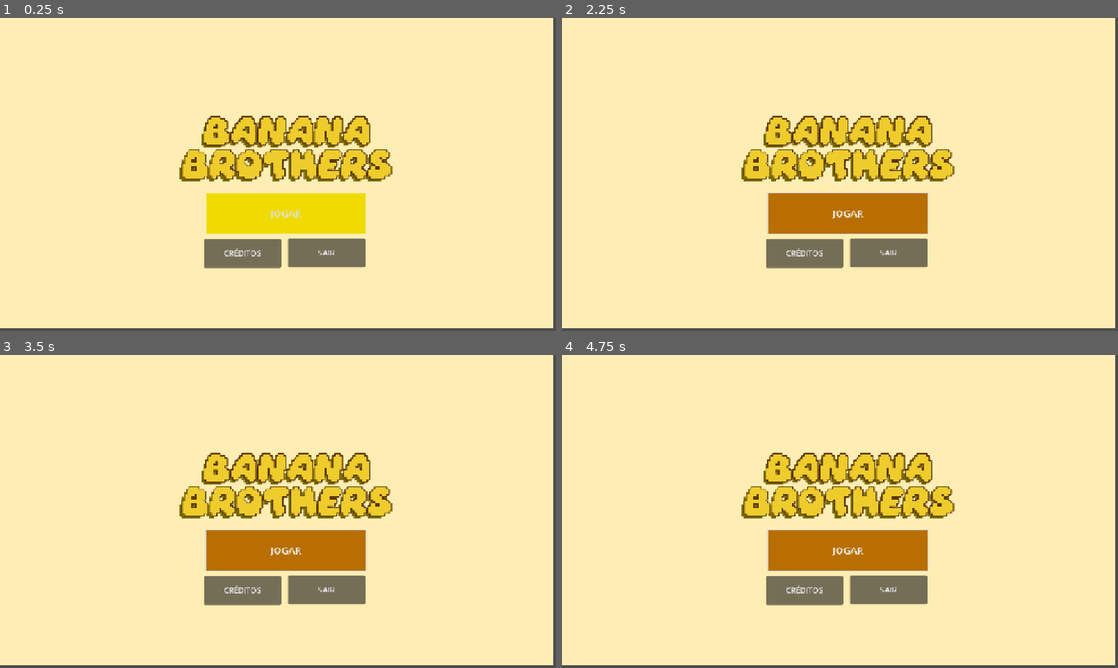
Above: before the commit, frames 1-4 (two rows, left to right).
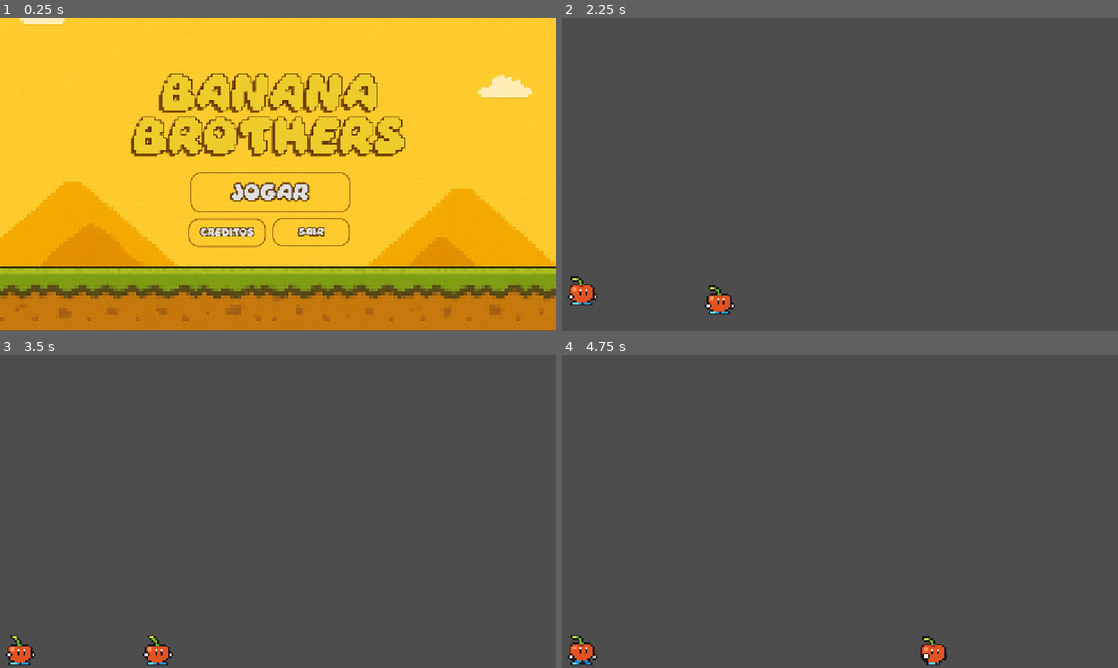
Above: after the commit, the same moments.

Repository: Jv1ctor/Banana-Brothers
Game: Godot game, scene res://ui/start_screen.tscn
Same seed, same stepped clock (60 frames per second), same inputs: the game is played once before the commit and once after it. This scene is started directly instead of the project's main scene.
Inputs (mouse positions are in pixels of both pictures, inside the frame that each line leads up to):
- Up to frame 1 (0.25 s): no input
- Up to frame 2 (2.25 s): click "CRÉDITOS" (after the commit: "CREDITOS") at 0.5 s; click (623, 58) at 1.25 s, where only the run after the commit has a clickable "VOLTAR"; click "JOGAR" at 2 s
- Up to frame 3 (3.5 s): click (283, 549) at 2.75 s, where only the run before the commit has a clickable "JOGAR"
- Up to frame 4 (4.75 s): hold D (p1_ui_move_right) from 3.53 s (still down); tap Space (p1_ui_action) at 3.6, 4.35 s; tap W (p1_ui_move_jump) at 3.77, 4.52 s

The runs differ from the first frame. In frame 1, 96% of the frame differs, in the area x 0-100%, y 0-100%; in frame 2, 99%; in frame 3, 99%; in frame 4, 99%.

Commit message:
Add files via upload

Diff:
--- /dev/null
+++ b/scripts/credits_screen.gd
@@ -0,0 +1,5 @@
+extends Node2D
+
+
+func _on_exit_credits_button_pressed() -> void:
+	get_tree().change_scene_to_file("res://ui/start_screen.tscn")
--- /dev/null
+++ b/scripts/start_screen.gd
@@ -0,0 +1,13 @@
+extends Node2D
+
+
+func _on_start_button_pressed() -> void:
+	get_tree().change_scene_to_file("res://levels//world_1.tscn")
+
+
+func _on_exit_button_pressed() -> void:
+	get_tree().quit()
+
+
+func _on_credits_button_pressed() -> void:
+	get_tree().change_scene_to_file("res://ui//credits_screen.tscn")
--- /dev/null
+++ b/ui/credits_screen.tscn
@@ -0,0 +1,149 @@
+[gd_scene load_steps=7 format=3 uid="uid://ba8o5xv2klt34"]
+
+[ext_resource type="Script" uid="uid://bdfn5das6y2gp" path="res://scripts/credits_screen.gd" id="1_3edf7"]
+[ext_resource type="FontFile" uid="uid://gdd8ioghdb38" path="res://fonts/Daydream.ttf" id="1_de18o"]
+
+[sub_resource type="StyleBoxFlat" id="StyleBoxFlat_3edf7"]
+bg_color = Color(0.945098, 0.662745, 0, 1)
+border_width_left = 2
+border_width_top = 2
+border_width_right = 2
+border_width_bottom = 2
+border_color = Color(0.517647, 0.305882, 0.0784314, 1)
+corner_radius_top_left = 20
+corner_radius_top_right = 20
+corner_radius_bottom_right = 20
+corner_radius_bottom_left = 20
+
+[sub_resource type="StyleBoxFlat" id="StyleBoxFlat_ygnrc"]
+bg_color = Color(0.945098, 0.662745, 0, 1)
+border_width_left = 2
+border_width_top = 2
+border_width_right = 2
+border_width_bottom = 2
+border_color = Color(0.517647, 0.305882, 0.0784314, 1)
+corner_radius_top_left = 20
+corner_radius_top_right = 20
+corner_radius_bottom_right = 20
+corner_radius_bottom_left = 20
+
+[sub_resource type="StyleBoxFlat" id="StyleBoxFlat_phwat"]
+bg_color = Color(0.6, 0, 0.6, 0)
+border_width_left = 2
+border_width_top = 2
+border_width_right = 2
+border_width_bottom = 2
+border_color = Color(0.517647, 0.305882, 0.0784314, 0)
+corner_radius_top_left = 20
+corner_radius_top_right = 20
+corner_radius_bottom_right = 20
+corner_radius_bottom_left = 20
+
+[sub_resource type="StyleBoxFlat" id="StyleBoxFlat_f5300"]
+bg_color = Color(0.819608, 0.505882, 0, 0)
+border_width_left = 2
+border_width_top = 2
+border_width_right = 2
+border_width_bottom = 2
+border_color = Color(0.517647, 0.305882, 0.0784314, 1)
+corner_radius_top_left = 20
+corner_radius_top_right = 20
+corner_radius_bottom_right = 20
+corner_radius_bottom_left = 20
+shadow_color = Color(0.246201, 0.0289104, 0.260038, 0.6)
+
+[node name="Node2D" type="Node2D"]
+script = ExtResource("1_3edf7")
+
+[node name="ColorRect" type="ColorRect" parent="."]
+offset_left = -4.0
+offset_top = -2.0
+offset_right = 1167.0
+offset_bottom = 663.0
+color = Color(0.103744, 0.103744, 0.103744, 1)
+
+[node name="ExitCreditsButton" type="Button" parent="."]
+anchors_preset = 8
+anchor_left = 0.5
+anchor_top = 0.5
+anchor_right = 0.5
+anchor_bottom = 0.5
+offset_left = 48.0
+offset_top = 55.0
+offset_right = 208.0
+offset_bottom = 113.0
+grow_horizontal = 2
+grow_vertical = 2
+theme_override_colors/font_hover_pressed_color = Color(0.854902, 0.745098, 0, 1)
+theme_override_colors/font_hover_color = Color(0.856627, 0.745837, 0, 1)
+theme_override_colors/font_outline_color = Color(0.352941, 0.207843, 0, 1)
+theme_override_colors/font_focus_color = Color(0.854902, 0.745098, 0, 1)
+theme_override_colors/font_pressed_color = Color(0.854902, 0.745098, 0, 1)
+theme_override_constants/outline_size = 7
+theme_override_fonts/font = ExtResource("1_de18o")
+theme_override_font_sizes/font_size = 14
+theme_override_styles/focus = SubResource("StyleBoxFlat_3edf7")
+theme_override_styles/hover = SubResource("StyleBoxFlat_ygnrc")
+theme_override_styles/pressed = SubResource("StyleBoxFlat_phwat")
+theme_override_styles/normal = SubResource("StyleBoxFlat_f5300")
+text = "VOLTAR"
+
+[node name="Label" type="Label" parent="."]
+anchors_preset = 8
+anchor_left = 0.5
+anchor_top = 0.5
+anchor_right = 0.5
+anchor_bottom = 0.5
+offset_left = 126.0
+offset_top = 99.0
+offset_right = 1001.0
+offset_bottom = 374.0
+grow_horizontal = 2
+grow_vertical = 2
+size_flags_horizontal = 3
+theme_override_colors/font_color = Color(0.933002, 0.800967, 0.169688, 1)
+theme_override_colors/font_shadow_color = Color(0.49826, 0.30005, 0, 1)
+theme_override_colors/font_outline_color = Color(0.331999, 0.193685, 0.037534, 1)
+theme_override_constants/shadow_offset_x = -6
+theme_override_constants/shadow_offset_y = 6
+theme_override_constants/outline_size = 8
+theme_override_fonts/font = ExtResource("1_de18o")
+theme_override_font_sizes/font_size = 65
+text = "BANANA
+Brothers"
+horizontal_alignment = 1
+vertical_alignment = 1
+
+[node name="Creditos" type="Label" parent="."]
+anchors_preset = 8
+anchor_left = 0.5
+anchor_top = 0.5
+anchor_right = 0.5
+anchor_bottom = 0.5
+offset_left = 72.0
+offset_top = 332.0
+offset_right = 1102.0
+offset_bottom = 525.0
+grow_horizontal = 2
+grow_vertical = 2
+size_flags_horizontal = 3
+theme_override_colors/font_color = Color(0.992668, 0.919367, 0.617899, 1)
+theme_override_colors/font_shadow_color = Color(0.49826, 0.30005, 0, 1)
+theme_override_colors/font_outline_color = Color(0.331999, 0.193685, 0.037534, 1)
+theme_override_constants/shadow_offset_x = -6
+theme_override_constants/shadow_offset_y = 6
+theme_override_constants/outline_size = 8
+theme_override_fonts/font = ExtResource("1_de18o")
+theme_override_font_sizes/font_size = 18
+text = "CREDITOS:
+
+Desenvolvido por alunos da Universidade de Fortaleza (Unifor):
+
+- Joao Vitor
+- Lara Vasconcelos
+- Breno Sampaio"
+vertical_alignment = 1
+clip_text = true
+uppercase = true
+
+[connection signal="pressed" from="ExitCreditsButton" to="." method="_on_exit_credits_button_pressed"]
--- a/ui/start_screen.tscn
+++ b/ui/start_screen.tscn
@@ -1,21 +1,67 @@
-[gd_scene load_steps=4 format=3 uid="uid://wx806xhvycss"]
+[gd_scene load_steps=8 format=3 uid="uid://wx806xhvycss"]
 
+[ext_resource type="Texture2D" uid="uid://cldvukwapphkj" path="res://ui/550c5f5d-c637-4259-98e1-a38cea04b241.png" id="1_50anp"]
+[ext_resource type="Script" uid="uid://chendkgqmqo01" path="res://scripts/start_screen.gd" id="1_nledq"]
 [ext_resource type="FontFile" uid="uid://gdd8ioghdb38" path="res://fonts/Daydream.ttf" id="1_s6cxg"]
 
+[sub_resource type="StyleBoxFlat" id="StyleBoxFlat_nledq"]
+bg_color = Color(0.945098, 0.662745, 0, 1)
+border_width_left = 2
+border_width_top = 2
+border_width_right = 2
+border_width_bottom = 2
+border_color = Color(0.517647, 0.305882, 0.0784314, 1)
+corner_radius_top_left = 20
+corner_radius_top_right = 20
+corner_radius_bottom_right = 20
+corner_radius_bottom_left = 20
+
 [sub_resource type="StyleBoxFlat" id="StyleBoxFlat_50anp"]
-bg_color = Color(0.722274, 0.433513, 0, 1)
+bg_color = Color(0.945098, 0.662745, 0, 1)
+border_width_left = 2
+border_width_top = 2
+border_width_right = 2
+border_width_bottom = 2
+border_color = Color(0.517647, 0.305882, 0.0784314, 1)
+corner_radius_top_left = 20
+corner_radius_top_right = 20
+corner_radius_bottom_right = 20
+corner_radius_bottom_left = 20
+
+[sub_resource type="StyleBoxFlat" id="StyleBoxFlat_igmpp"]
+bg_color = Color(0.6, 0, 0.6, 0)
+border_width_left = 2
+border_width_top = 2
+border_width_right = 2
+border_width_bottom = 2
+border_color = Color(0.517647, 0.305882, 0.0784314, 0)
+corner_radius_top_left = 20
+corner_radius_top_right = 20
+corner_radius_bottom_right = 20
+corner_radius_bottom_left = 20
 
 [sub_resource type="StyleBoxFlat" id="StyleBoxFlat_s6cxg"]
-bg_color = Color(0.937255, 0.858824, 0, 1)
-border_color = Color(0, 0.911367, 0.925102, 1)
+bg_color = Color(0.819608, 0.505882, 0, 0)
+border_width_left = 2
+border_width_top = 2
+border_width_right = 2
+border_width_bottom = 2
+border_color = Color(0.517647, 0.305882, 0.0784314, 1)
+corner_radius_top_left = 20
+corner_radius_top_right = 20
+corner_radius_bottom_right = 20
+corner_radius_bottom_left = 20
 shadow_color = Color(0.246201, 0.0289104, 0.260038, 0.6)
 
-[node name="StartScreen" type="CanvasLayer"]
+[node name="Node2D" type="Node2D"]
+script = ExtResource("1_nledq")
 
-[node name="ColorRect" type="ColorRect" parent="."]
-offset_right = 1145.0
-offset_bottom = 642.0
-color = Color(0.999999, 0.933, 0.701356, 1)
+[node name="TextureRect" type="TextureRect" parent="."]
+offset_left = -3.0
+offset_top = -378.0
+offset_right = 1156.0
+offset_bottom = 646.0
+texture = ExtResource("1_50anp")
 
 [node name="Label" type="Label" parent="."]
 anchors_preset = 8
@@ -23,21 +69,21 @@
 anchor_top = 0.5
 anchor_right = 0.5
 anchor_bottom = 0.5
-offset_left = -200.0
-offset_top = -124.0
-offset_right = 236.0
-offset_bottom = 13.0
+offset_left = 120.0
+offset_top = 61.0
+offset_right = 995.0
+offset_bottom = 336.0
 grow_horizontal = 2
 grow_vertical = 2
 size_flags_horizontal = 3
 theme_override_colors/font_color = Color(0.933002, 0.800967, 0.169688, 1)
-theme_override_colors/font_shadow_color = Color(0.467494, 0.40888, 0, 1)
-theme_override_colors/font_outline_color = Color(0.336896, 0.196832, 0.038686, 1)
+theme_override_colors/font_shadow_color = Color(0.49826, 0.30005, 0, 1)
+theme_override_colors/font_outline_color = Color(0.331999, 0.193685, 0.037534, 1)
 theme_override_constants/shadow_offset_x = -6
 theme_override_constants/shadow_offset_y = 6
 theme_override_constants/outline_size = 8
 theme_override_fonts/font = ExtResource("1_s6cxg")
-theme_override_font_sizes/font_size = 50
+theme_override_font_sizes/font_size = 65
 text = "BANANA
 Brothers"
 horizontal_alignment = 1
@@ -49,16 +95,51 @@
 anchor_top = 0.5
 anchor_right = 0.5
 anchor_bottom = 0.5
-offset_left = -150.0
-offset_top = 38.0
-offset_right = 181.0
-offset_bottom = 121.0
+offset_left = 394.0
+offset_top = 319.0
+offset_right = 725.0
+offset_bottom = 402.0
 grow_horizontal = 2
 grow_vertical = 2
-theme_override_font_sizes/font_size = 20
+theme_override_colors/font_hover_pressed_color = Color(0.854902, 0.745098, 0, 1)
+theme_override_colors/font_hover_color = Color(0.856627, 0.745837, 0, 1)
+theme_override_colors/font_outline_color = Color(0.35326, 0.20657, 0, 1)
+theme_override_colors/font_focus_color = Color(0.854902, 0.745098, 0, 1)
+theme_override_colors/font_pressed_color = Color(0.854902, 0.745098, 0, 1)
+theme_override_constants/outline_size = 10
+theme_override_fonts/font = ExtResource("1_s6cxg")
+theme_override_font_sizes/font_size = 30
+theme_override_styles/focus = SubResource("StyleBoxFlat_nledq")
 theme_override_styles/hover = SubResource("StyleBoxFlat_50anp")
+theme_override_styles/pressed = SubResource("StyleBoxFlat_igmpp")
 theme_override_styles/normal = SubResource("StyleBoxFlat_s6cxg")
 text = "JOGAR"
+
+[node name="ExitButton" type="Button" parent="."]
+anchors_preset = 8
+anchor_left = 0.5
+anchor_top = 0.5
+anchor_right = 0.5
+anchor_bottom = 0.5
+offset_left = 564.0
+offset_top = 414.0
+offset_right = 724.0
+offset_bottom = 472.0
+grow_horizontal = 2
+grow_vertical = 2
+theme_override_colors/font_hover_pressed_color = Color(0.854902, 0.745098, 0, 1)
+theme_override_colors/font_hover_color = Color(0.856627, 0.745837, 0, 1)
+theme_override_colors/font_outline_color = Color(0.352941, 0.207843, 0, 1)
+theme_override_colors/font_focus_color = Color(0.854902, 0.745098, 0, 1)
+theme_override_colors/font_pressed_color = Color(0.854902, 0.745098, 0, 1)
+theme_override_constants/outline_size = 7
+theme_override_fonts/font = ExtResource("1_s6cxg")
+theme_override_font_sizes/font_size = 14
+theme_override_styles/focus = SubResource("StyleBoxFlat_nledq")
+theme_override_styles/hover = SubResource("StyleBoxFlat_50anp")
+theme_override_styles/pressed = SubResource("StyleBoxFlat_igmpp")
+theme_override_styles/normal = SubResource("StyleBoxFlat_s6cxg")
+text = "SAIR"
 
 [node name="CreditsButton" type="Button" parent="."]
 anchors_preset = 8
@@ -66,24 +147,26 @@
 anchor_top = 0.5
 anchor_right = 0.5
 anchor_bottom = 0.5
-offset_left = -154.0
-offset_top = 133.0
-offset_right = 6.0
-offset_bottom = 193.0
+offset_left = 390.0
+offset_top = 415.0
+offset_right = 550.0
+offset_bottom = 473.0
 grow_horizontal = 2
 grow_vertical = 2
-text = "CRÉDITOS"
+theme_override_colors/font_hover_pressed_color = Color(0.854902, 0.745098, 0, 1)
+theme_override_colors/font_hover_color = Color(0.856627, 0.745837, 0, 1)
+theme_override_colors/font_outline_color = Color(0.352941, 0.207843, 0, 1)
+theme_override_colors/font_focus_color = Color(0.854902, 0.745098, 0, 1)
+theme_override_colors/font_pressed_color = Color(0.854902, 0.745098, 0, 1)
+theme_override_constants/outline_size = 7
+theme_override_fonts/font = ExtResource("1_s6cxg")
+theme_override_font_sizes/font_size = 14
+theme_override_styles/focus = SubResource("StyleBoxFlat_nledq")
+theme_override_styles/hover = SubResource("StyleBoxFlat_50anp")
+theme_override_styles/pressed = SubResource("StyleBoxFlat_igmpp")
+theme_override_styles/normal = SubResource("StyleBoxFlat_s6cxg")
+text = "CREDITOS"
 
-[node name="ExitButton" type="Button" parent="."]
-anchors_preset = 8
-anchor_left = 0.5
-anchor_top = 0.5
-anchor_right = 0.5
-anchor_bottom = 0.5
-offset_left = 20.0
-offset_top = 132.0
-offset_right = 180.0
-offset_bottom = 192.0
-grow_horizontal = 2
-grow_vertical = 2
-text = "SAIR"
+[connection signal="pressed" from="StartButton" to="." method="_on_start_button_pressed"]
+[connection signal="pressed" from="ExitButton" to="." method="_on_exit_button_pressed"]
+[connection signal="pressed" from="CreditsButton" to="." method="_on_credits_button_pressed"]
Not shown, added: scripts/credits_screen.gd.uid
Not shown, added: scripts/start_screen.gd.uid
Binary file added: ui/550c5f5d-c637-4259-98e1-a38cea04b241.png
Not shown, added: ui/550c5f5d-c637-4259-98e1-a38cea04b241.png.import
